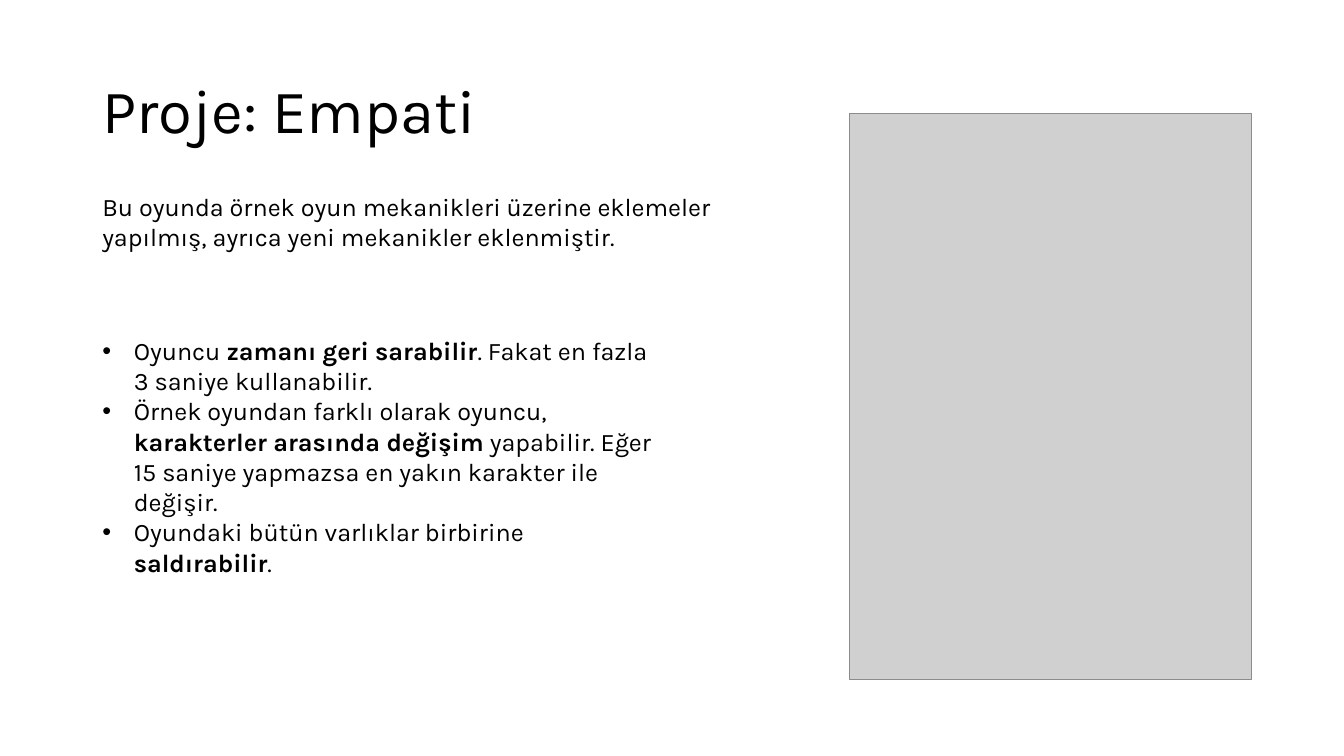
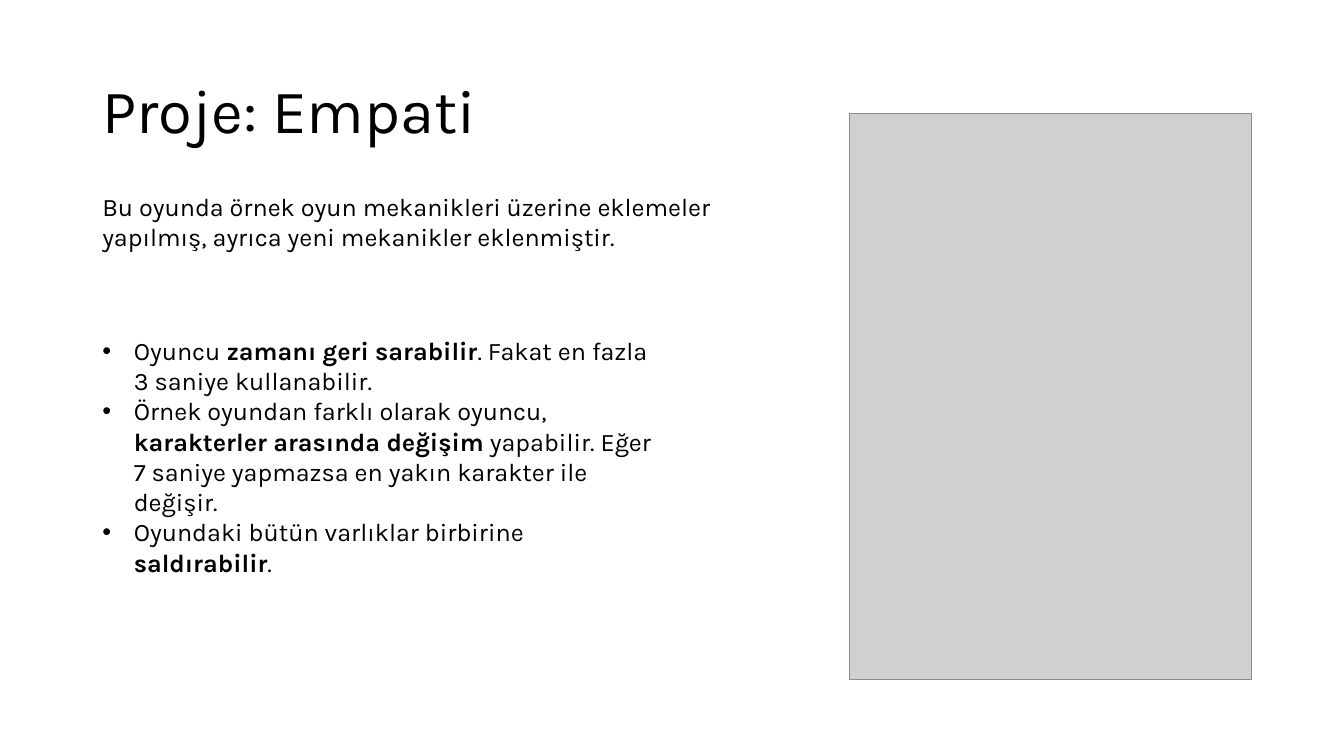
Before and after one commit to yakuphansalman/empathy, a slide deck: slide 3 of presentations/Sunu.pptx. Drawn at 1344x756 pixels with LibreOffice and Linux fonts; fonts in the diff are those of the drawing; grey boxes stand for pictures. Boxes give left, top, right and bottom in pixels: in the first picture for what was removed or moved away, otherwise in the second. Text is boxed around its words. In the diff, an @@ line names an element or a change of style, - is before the commit and + after.

```diff
--- a/presentations/Sunu.pptx
+++ b/presentations/Sunu.pptx
@@ text at (x1=134, y1=399, x2=651, y2=518): text changed @@
-• Örnek oyundan farklı olarak oyuncu, karakterler arasında değişim yapabilir. Eğer 15 saniye yapmazsa en yakın karakter ile değişir.
+• Örnek oyundan farklı olarak oyuncu, karakterler arasında değişim yapabilir. Eğer 7 saniye yapmazsa en yakın karakter ile değişir.
```
Also in this commit, not shown: 2 other files.
